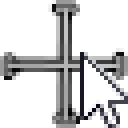
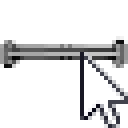
The second 128px x 128px image is a revision of the first. Changes to its layers:
removed layer "Layer 3" over left=0, top=48, right=128, bottom=80
added layer "Layer 4 copy" above "Layer 4" over left=0, top=36, right=128, bottom=68
hid "Layer 2 copy" over left=48, top=0, right=80, bottom=128
